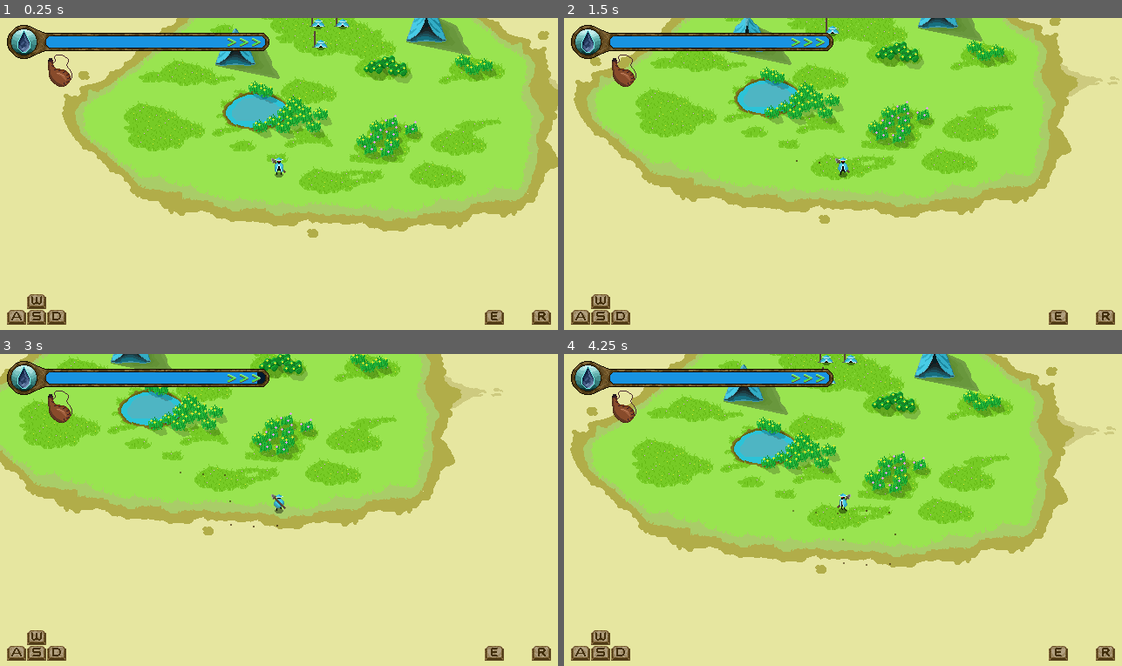
Above: before the commit, frames 1-4 (two rows, left to right).
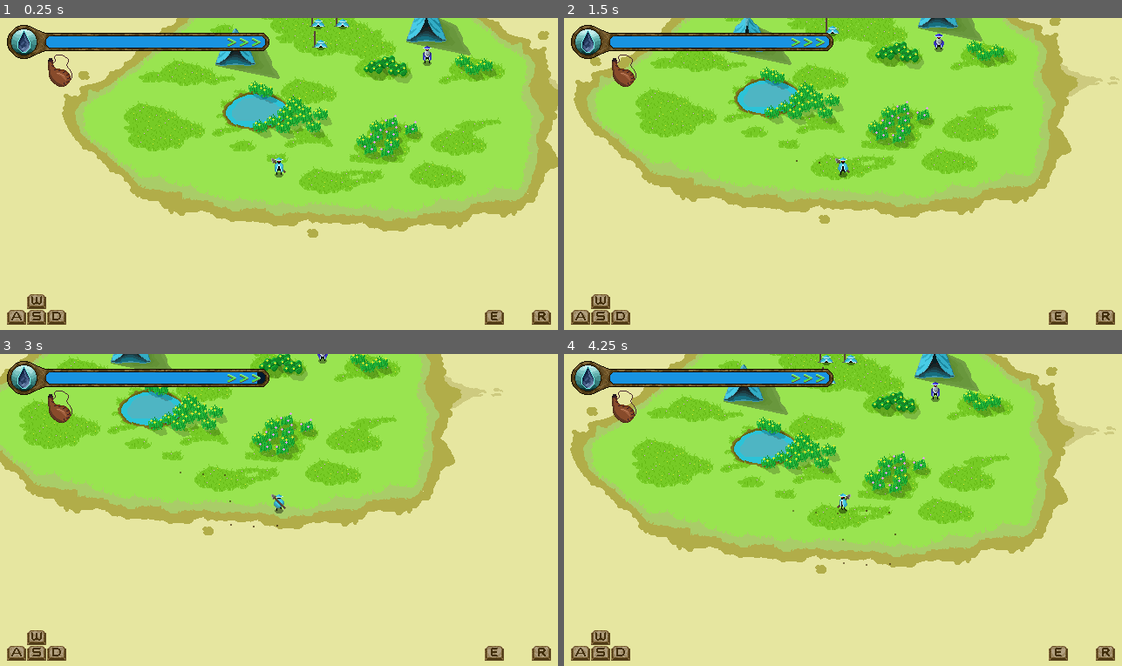
Above: after the commit, the same moments.

Repository: ObliteratedEntertainment/PixelGameJam2024
Game: Godot game, scene res://main.tscn
Two runs of this game, one before a commit and one after it. Both use one fixed random seed, a clock stepped at 60 frames per second and the inputs below.
Inputs:
- Up to frame 1 (0.25 s): no input
- Up to frame 2 (1.5 s): hold Right (ui_right) 0.53-1.28 s; hold Down (ui_down) from 1.28 s (still down)
- Up to frame 3 (3 s): release Down (ui_down) at 2.03 s; hold Right (ui_right) 2.03-2.78 s; hold Up (ui_up) from 2.78 s (still down)
- Up to frame 4 (4.25 s): release Up (ui_up) at 3.53 s; hold Left (ui_left) from 3.53 s (still down)

The runs differ from the first frame. In frame 1, less than 0.1% of the frame differs, in the area x 75-78%, y 8-16%; in frame 2, less than 0.1%, in the area x 66-69%, y 5-11%; in frame 3, less than 0.1%; in frame 4, less than 0.1%.

Commit message:
Added old man

Diff:
--- a/oases/starting_oasis.tscn
+++ b/oases/starting_oasis.tscn
@@ -24,6 +24,7 @@
 [ext_resource type="Texture2D" uid="uid://si4b7qft3ryw" path="res://sprites/borders/oasis_border_8.png" id="20_lv4bl"]
 [ext_resource type="Texture2D" uid="uid://buim2kc6vvm4d" path="res://sprites/borders/oasis_border_9.png" id="21_0otvv"]
 [ext_resource type="Texture2D" uid="uid://dws81xj2fq1xx" path="res://sprites/borders/oasis_mud_patch_1.png" id="22_somoh"]
+[ext_resource type="PackedScene" uid="uid://cn2vru4y6kgtk" path="res://old_man.tscn" id="25_50ayw"]
 
 [node name="StartingOasis" type="Area2D"]
 y_sort_enabled = true
@@ -49,6 +50,9 @@
 
 [node name="Oasis1" parent="." instance=ExtResource("1_npltt")]
 
+[node name="OldMan" parent="." instance=ExtResource("25_50ayw")]
+position = Vector2(196, -54)
+
 [node name="Borders" type="Node2D" parent="."]
 z_index = -8
 metadata/_edit_lock_ = true
--- /dev/null
+++ b/old_man.tscn
@@ -0,0 +1,68 @@
+[gd_scene load_steps=7 format=3 uid="uid://cn2vru4y6kgtk"]
+
+[ext_resource type="Texture2D" uid="uid://iypqcay167vf" path="res://sprites/old_man_npc/old_man.png" id="1_jde18"]
+[ext_resource type="Texture2D" uid="uid://o4nkn2fbx3ly" path="res://sprites/player/player_shadow.png" id="2_gjgyq"]
+
+[sub_resource type="CircleShape2D" id="CircleShape2D_ulfnh"]
+radius = 5.09902
+
+[sub_resource type="Animation" id="Animation_gcuhv"]
+resource_name = "idle"
+length = 0.8
+loop_mode = 1
+step = 0.1
+tracks/0/type = "value"
+tracks/0/imported = false
+tracks/0/enabled = true
+tracks/0/path = NodePath("Sprite2D:frame_coords")
+tracks/0/interp = 1
+tracks/0/loop_wrap = true
+tracks/0/keys = {
+"times": PackedFloat32Array(0, 0.1, 0.2, 0.3, 0.4, 0.5, 0.6, 0.7),
+"transitions": PackedFloat32Array(1, 1, 1, 1, 1, 1, 1, 1),
+"update": 1,
+"values": [Vector2i(0, 0), Vector2i(1, 0), Vector2i(2, 0), Vector2i(3, 0), Vector2i(4, 0), Vector2i(5, 0), Vector2i(6, 0), Vector2i(7, 0)]
+}
+
+[sub_resource type="Animation" id="Animation_u6anm"]
+length = 0.001
+tracks/0/type = "value"
+tracks/0/imported = false
+tracks/0/enabled = true
+tracks/0/path = NodePath("Sprite2D:frame_coords")
+tracks/0/interp = 1
+tracks/0/loop_wrap = true
+tracks/0/keys = {
+"times": PackedFloat32Array(0),
+"transitions": PackedFloat32Array(1),
+"update": 1,
+"values": [Vector2i(0, 0)]
+}
+
+[sub_resource type="AnimationLibrary" id="AnimationLibrary_7i4yg"]
+_data = {
+"RESET": SubResource("Animation_u6anm"),
+"idle": SubResource("Animation_gcuhv")
+}
+
+[node name="OldMan" type="StaticBody2D"]
+
+[node name="Sprite2D" type="Sprite2D" parent="."]
+position = Vector2(0, -16)
+texture = ExtResource("1_jde18")
+hframes = 8
+vframes = 8
+
+[node name="CollisionShape2D" type="CollisionShape2D" parent="."]
+shape = SubResource("CircleShape2D_ulfnh")
+
+[node name="AnimationPlayer" type="AnimationPlayer" parent="."]
+libraries = {
+"": SubResource("AnimationLibrary_7i4yg")
+}
+autoplay = "idle"
+
+[node name="Shadow" type="Sprite2D" parent="."]
+self_modulate = Color(1, 1, 1, 0.392157)
+z_index = -1
+texture = ExtResource("2_gjgyq")
--- a/player.tscn
+++ b/player.tscn
@@ -468,8 +468,8 @@
 advance_expression_base_node = NodePath("..")
 anim_player = NodePath("../AnimationPlayer")
 parameters/current_length = 0.80001
-parameters/current_position = 0.25556
-parameters/current_delta = 0.00583433
+parameters/current_position = 0.398884
+parameters/current_delta = 0.00694444
 parameters/DeathDown/current_length = 0.80001
 parameters/DeathDown/current_position = 0.80001
 parameters/DeathDown/current_delta = 0.0
@@ -518,21 +518,21 @@
 parameters/Idle/Start/current_position = 0.0
 parameters/Idle/Start/current_delta = 0.0
 parameters/Movement/current_length = 0.80001
-parameters/Movement/current_position = 0.25556
-parameters/Movement/current_delta = 0.00583433
+parameters/Movement/current_position = 0.398884
+parameters/Movement/current_delta = 0.00694444
 parameters/Movement/blend_position = Vector2(-0.446187, 0.629956)
 parameters/Movement/0/current_length = 0.80001
-parameters/Movement/0/current_position = 0.25556
-parameters/Movement/0/current_delta = 0.00583433
+parameters/Movement/0/current_position = 0.398884
+parameters/Movement/0/current_delta = 0.00694444
 parameters/Movement/1/current_length = 0.80001
-parameters/Movement/1/current_position = 0.25556
-parameters/Movement/1/current_delta = 0.00583433
+parameters/Movement/1/current_position = 0.398884
+parameters/Movement/1/current_delta = 0.00694444
 parameters/Movement/2/current_length = 0.80001
-parameters/Movement/2/current_position = 0.25556
-parameters/Movement/2/current_delta = 0.00583433
+parameters/Movement/2/current_position = 0.398884
+parameters/Movement/2/current_delta = 0.00694444
 parameters/Movement/3/current_length = 0.80001
-parameters/Movement/3/current_position = 0.25556
-parameters/Movement/3/current_delta = 0.00583433
+parameters/Movement/3/current_position = 0.398884
+parameters/Movement/3/current_delta = 0.00694444
 parameters/Respawn/current_length = null
 parameters/Respawn/current_position = null
 parameters/Respawn/current_delta = null
--- a/ui/water_gauge.gd
+++ b/ui/water_gauge.gd
@@ -73,5 +73,7 @@
 		water_level.color = fill_water_healthy
 		background_bar.color = bg_water_healthy
 	else:
+		# TODO: consider strobing the water level when unhealthy
+		# below a certain amount
 		water_level.color = fill_water_unhealthy
 		background_bar.color = bg_water_unhealthy
Not shown: 1 places in oases/starting_oasis.tscn that only renumber resources
Binary file added: sprites/old_man_npc/old_man.aseprite
Binary file added: sprites/old_man_npc/old_man.png
Not shown, added: sprites/old_man_npc/old_man.png.import
